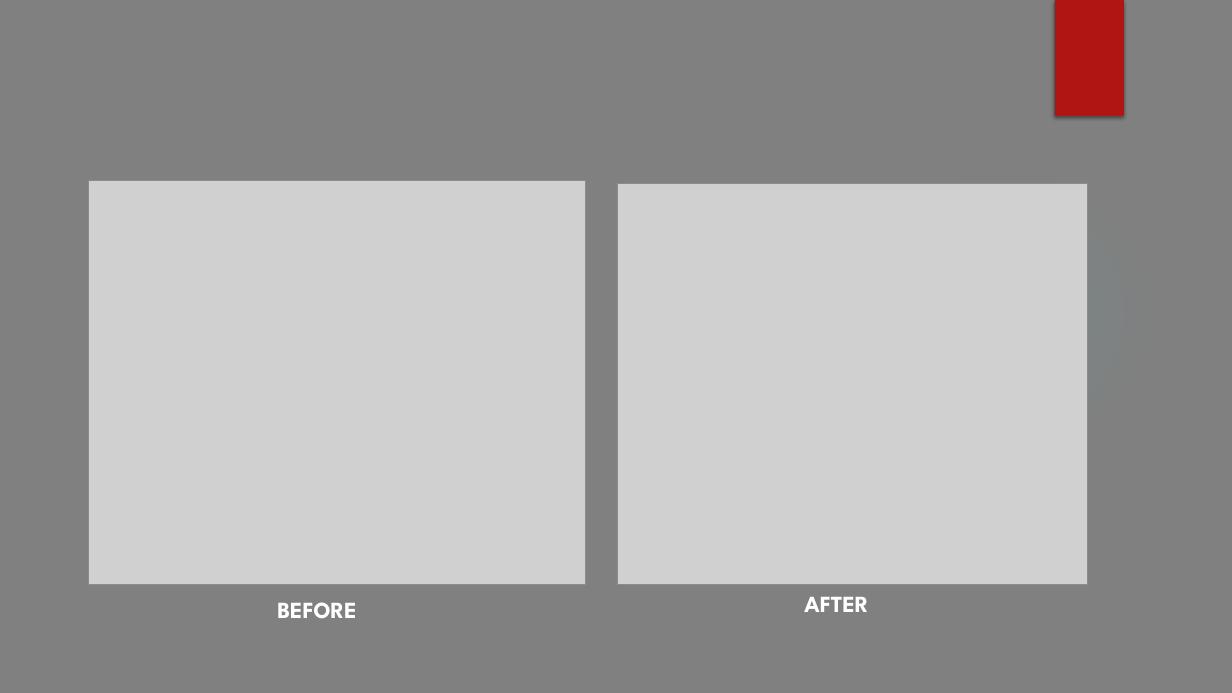
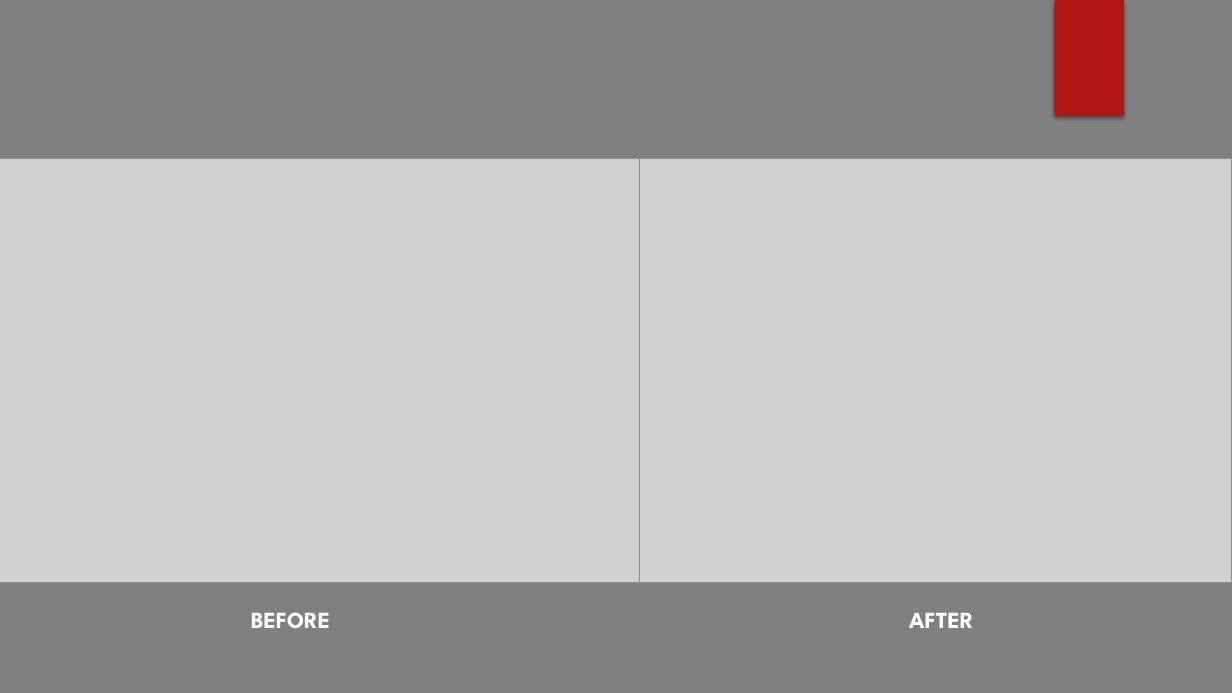
Before and after one commit to chimaOkwuokei/sheltarc-website, a slide deck: slide 1 of frontend-ts-app/public/before&after template.pptx. Drawn at 1232x693 pixels with LibreOffice and Linux fonts; fonts in the diff are those of the drawing; grey boxes stand for pictures; background and template pictures are left out. Boxes give left, top, right and bottom in pixels: in the first picture for what was removed or moved away, otherwise in the second. Text is boxed around its words. In the diff, an @@ line names an element or a change of style, - is before the commit and + after.

```diff
--- a/frontend-ts-app/public/before&after template.pptx
+++ b/frontend-ts-app/public/before&after template.pptx
@@ picture: place and size @@
-picture at bbox=[89, 181, 586, 585]
+picture at bbox=[0, 158, 640, 582]
@@ picture: place and size @@
-picture at bbox=[617, 184, 1088, 585]
+picture at bbox=[640, 158, 1232, 582]
@@ ellipse removed at bbox=[870, 169, 1154, 454] @@
@@ text "BEFORE": place and size @@
-text "BEFORE" at bbox=[277, 602, 356, 618]
+text "BEFORE" at bbox=[251, 612, 330, 628]
@@ text "AFTER": place and size @@
-text "AFTER" at bbox=[804, 597, 868, 612]
+text "AFTER" at bbox=[909, 613, 973, 628]
```
Also in this commit, not shown: 5 other files.
